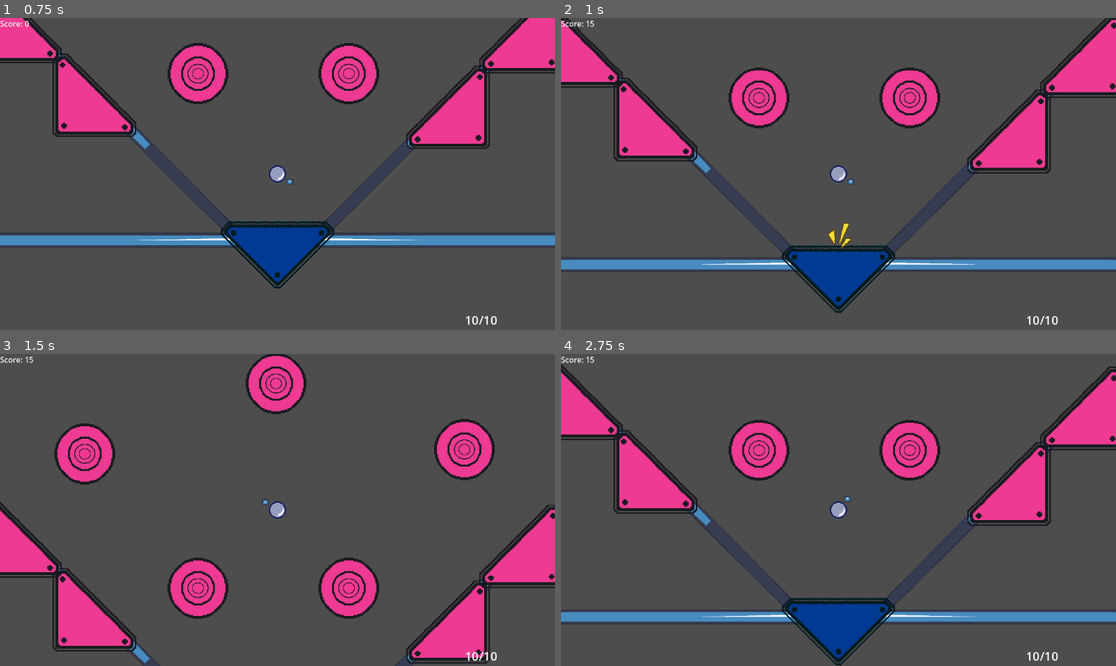
Above: before the commit, frames 1-4 (two rows, left to right).
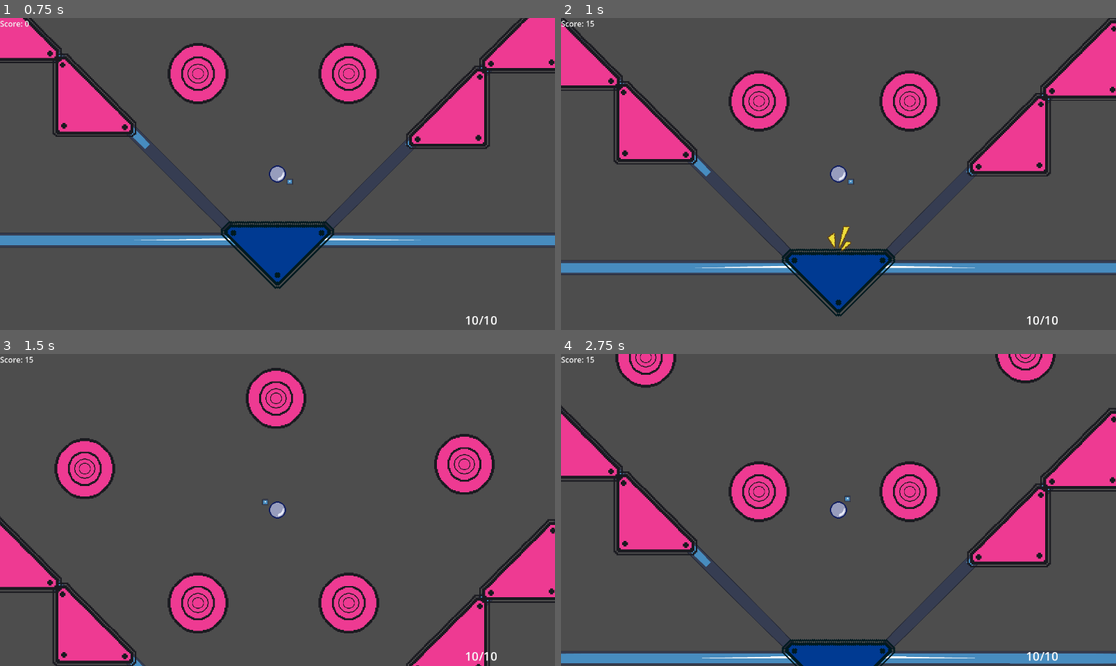
Above: after the commit, the same moments.

Repository: HjalteTagmose/Winball
Game: Godot game, scene res://scenes/main.tscn
Two runs of this game, one before a commit and one after it. Both use one fixed random seed, a clock stepped at 60 frames per second and the inputs below. The engine's default icon, where the game draws it, is replaced by a stand-in: a white triangle on a blue panel in a dark square.
Inputs (mouse positions are in pixels of both pictures, inside the frame that each line leads up to):
- Up to frame 1 (0.75 s): tap Enter (ui_accept) at 0.5 s; move the mouse to (510, 320) at 0.52 s; tap S (aim_down) at 0.6 s
- Up to frame 2 (1 s): tap Enter (ui_accept) at 0.77 s
- Up to frame 3 (1.5 s): move the mouse to (49, 363) at 1.27 s; tap A (aim_left) at 1.35 s
- Up to frame 4 (2.75 s): tap Enter (ui_accept) at 1.52 s; move the mouse to (894, 441) at 2.02 s; tap D (aim_right) at 2.1 s

Frame 1 is identical in both runs. In frame 2, 8.2% of the frame differs, in the area x 0-100%, y 0-96%; in frame 3, 14%; in frame 4, 31%, in the area x 0-100%, y 0-100%.

Commit message:
Adjusting starting room

Diff:
--- a/prefabs/Room props/ammo_bumper.tscn
+++ b/prefabs/Room props/ammo_bumper.tscn
@@ -17,9 +17,10 @@
 physics_material_override = SubResource("PhysicsMaterial_gbh0v")
 script = ExtResource("1_51v4h")
 extraVisual = NodePath("Sprite2D/Sprite2D")
-Power = 80.0
+Power = 60.0
 AudioPlayer = NodePath("AudioPlayer")
 ParticleOnHit = ExtResource("2_co61t")
+BiasPower = 0.0
 metadata/_custom_type_script = "uid://hs0iqsrumsxw"
 
 [node name="Sprite2D" type="Sprite2D" parent="."]
--- a/prefabs/Room props/flat_bumper_ground.tscn
+++ b/prefabs/Room props/flat_bumper_ground.tscn
@@ -36,6 +36,7 @@
 collision_mask = 2
 physics_material_override = SubResource("PhysicsMaterial_gbh0v")
 script = ExtResource("1_ubyfy")
+Power = 40.0
 AudioPlayer = NodePath("AudioPlayer")
 ParticleOnHit = ExtResource("2_pu8ip")
 Bias = Vector2(0, -1)
--- a/prefabs/Rooms/room_1.tscn
+++ b/prefabs/Rooms/room_1.tscn
@@ -251,3 +251,4 @@
 
 [node name="AmmoBumper" parent="." instance=ExtResource("12_esbdh")]
 position = Vector2(-467, -211)
+ParticleOnHit = null
--- a/prefabs/Rooms/starting_room.tscn
+++ b/prefabs/Rooms/starting_room.tscn
@@ -25,22 +25,6 @@
 
 [node name="Walls" type="Node2D" parent="."]
 
-[node name="RightWall" type="Node2D" parent="Walls"]
-position = Vector2(781, -892)
-rotation = 1.5708
-scale = Vector2(5.77066, 0.999985)
-
-[node name="Sprite2D" type="Sprite2D" parent="Walls/RightWall"]
-rotation = 8.47668e-05
-scale = Vector2(2.5, 0.2)
-texture = ExtResource("1_n6cen")
-
-[node name="StaticBody2D" type="StaticBody2D" parent="Walls/RightWall"]
-
-[node name="CollisionShape2D" type="CollisionShape2D" parent="Walls/RightWall/StaticBody2D"]
-position = Vector2(0.5, -4.57764e-05)
-shape = SubResource("RectangleShape2D_vmxit")
-
 [node name="RightWall2" type="Node2D" parent="Walls"]
 position = Vector2(719, -643)
 rotation = 2.35619
@@ -74,7 +58,7 @@
 shape = SubResource("RectangleShape2D_vmxit")
 
 [node name="RightWall4" type="Node2D" parent="Walls"]
-position = Vector2(-1065, -991)
+position = Vector2(-1061, -899)
 rotation = -0.785398
 scale = Vector2(5.77066, 0.999985)
 
@@ -90,7 +74,7 @@
 shape = SubResource("RectangleShape2D_vmxit")
 
 [node name="RightWall5" type="Node2D" parent="Walls"]
-position = Vector2(1069, -989)
+position = Vector2(1030, -915)
 rotation = 0.785398
 scale = Vector2(5.77066, 0.999985)
 
@@ -105,19 +89,35 @@
 position = Vector2(0.5, 0)
 shape = SubResource("RectangleShape2D_vmxit")
 
-[node name="LeftWall" type="Node2D" parent="Walls"]
-position = Vector2(-781, -892)
-rotation = 1.5708
-scale = Vector2(5.77066, 0.999985)
-
-[node name="Sprite2D" type="Sprite2D" parent="Walls/LeftWall"]
-rotation = 8.47668e-05
-scale = Vector2(2.5, 0.2)
-texture = ExtResource("1_n6cen")
-
-[node name="StaticBody2D" type="StaticBody2D" parent="Walls/LeftWall"]
-
-[node name="CollisionShape2D" type="CollisionShape2D" parent="Walls/LeftWall/StaticBody2D"]
+[node name="LeftWall2" type="Node2D" parent="Walls"]
+position = Vector2(782, -1161)
+rotation = 1.5708
+scale = Vector2(8.01066, 0.999985)
+
+[node name="Sprite2D" type="Sprite2D" parent="Walls/LeftWall2"]
+rotation = 8.47668e-05
+scale = Vector2(2.5, 0.2)
+texture = ExtResource("1_n6cen")
+
+[node name="StaticBody2D" type="StaticBody2D" parent="Walls/LeftWall2"]
+
+[node name="CollisionShape2D" type="CollisionShape2D" parent="Walls/LeftWall2/StaticBody2D"]
+position = Vector2(0.5, -4.57764e-05)
+shape = SubResource("RectangleShape2D_vmxit")
+
+[node name="LeftWall3" type="Node2D" parent="Walls"]
+position = Vector2(-782, -1161)
+rotation = 1.5708
+scale = Vector2(8.01066, 0.999985)
+
+[node name="Sprite2D" type="Sprite2D" parent="Walls/LeftWall3"]
+rotation = 8.47668e-05
+scale = Vector2(2.5, 0.2)
+texture = ExtResource("1_n6cen")
+
+[node name="StaticBody2D" type="StaticBody2D" parent="Walls/LeftWall3"]
+
+[node name="CollisionShape2D" type="CollisionShape2D" parent="Walls/LeftWall3/StaticBody2D"]
 position = Vector2(0.5, -4.57764e-05)
 shape = SubResource("RectangleShape2D_vmxit")
 
@@ -140,7 +140,7 @@
 debug_color = Color(0, 0.6, 0.701961, 0.294118)
 
 [node name="TopWall" type="Node2D" parent="Walls"]
-position = Vector2(0, -1645)
+position = Vector2(0, -2437)
 
 [node name="WallPiece2" type="Node2D" parent="Walls/TopWall"]
 position = Vector2(560, -1)
@@ -175,7 +175,7 @@
 debug_color = Color(0, 0.6, 0.701961, 0.294118)
 
 [node name="Exit" type="Area2D" parent="Walls"]
-position = Vector2(0, -1645)
+position = Vector2(0, -2437)
 script = ExtResource("3_84dyx")
 
 [node name="CollisionShape2D" type="CollisionShape2D" parent="Walls/Exit"]
@@ -190,18 +190,46 @@
 [node name="FlatBumper_Ground" parent="Props/GroundBumpers" instance=ExtResource("4_3bafk")]
 position = Vector2(0, -17.2)
 
+[node name="FlatBumper_Ground2" parent="Props/GroundBumpers" instance=ExtResource("4_3bafk")]
+position = Vector2(-547, -1529)
+
+[node name="FlatBumper_Ground3" parent="Props/GroundBumpers" instance=ExtResource("4_3bafk")]
+position = Vector2(-737, -1529)
+
+[node name="FlatBumper_Ground4" parent="Props/GroundBumpers" instance=ExtResource("4_3bafk")]
+position = Vector2(516, -1532)
+
+[node name="FlatBumper_Ground5" parent="Props/GroundBumpers" instance=ExtResource("4_3bafk")]
+position = Vector2(712, -1531)
+
 [node name="Corners" type="Node2D" parent="Props"]
 
 [node name="FlatBumper Walls5" parent="Props/Corners" instance=ExtResource("4_hg5bj")]
-position = Vector2(201, -1567)
+position = Vector2(205, -1462)
+rotation = 3.14159
+
+[node name="FlatBumper Walls11" parent="Props/Corners" instance=ExtResource("4_hg5bj")]
+position = Vector2(707, -2356)
+rotation = 3.14159
+
+[node name="FlatBumper Walls9" parent="Props/Corners" instance=ExtResource("4_hg5bj")]
+position = Vector2(-211, -2365)
 rotation = 3.14159
 
 [node name="FlatBumper Walls6" parent="Props/Corners" instance=ExtResource("4_hg5bj")]
-position = Vector2(-204, -1569)
+position = Vector2(-227, -1454)
+rotation = 1.5708
+
+[node name="FlatBumper Walls8" parent="Props/Corners" instance=ExtResource("4_hg5bj")]
+position = Vector2(208, -2365)
 rotation = 1.5708
 
 [node name="FlatBumper Walls7" parent="Props/Corners" instance=ExtResource("4_hg5bj")]
-position = Vector2(345, -1566)
+position = Vector2(349, -1461)
+rotation = 1.5708
+
+[node name="FlatBumper Walls10" parent="Props/Corners" instance=ExtResource("4_hg5bj")]
+position = Vector2(-714, -2364)
 rotation = 1.5708
 
 [node name="CornerSquares" type="Node2D" parent="Props"]
@@ -243,12 +271,19 @@
 rotation = 1.5708
 
 [node name="FlatBumper Walls17" parent="Props/WallCorners" instance=ExtResource("4_hg5bj")]
-position = Vector2(-713, -1326)
+position = Vector2(-709, -1234)
 rotation = 1.5708
 
 [node name="FlatBumper Walls8" parent="Props/WallCorners" instance=ExtResource("4_hg5bj")]
 position = Vector2(-694, -938)
 
+[node name="FlatBumper Walls22" parent="Props/WallCorners" instance=ExtResource("4_hg5bj")]
+position = Vector2(-708, -1833)
+rotation = 1.5708
+
+[node name="FlatBumper Walls23" parent="Props/WallCorners" instance=ExtResource("4_hg5bj")]
+position = Vector2(-708, -2001)
+
 [node name="FlatBumper Walls13" parent="Props/WallCorners" instance=ExtResource("4_hg5bj")]
 position = Vector2(75, -1255)
 
@@ -257,7 +292,7 @@
 rotation = 3.14159
 
 [node name="FlatBumper Walls15" parent="Props/WallCorners" instance=ExtResource("4_hg5bj")]
-position = Vector2(713, -1331)
+position = Vector2(716, -1231)
 rotation = 3.14159
 
 [node name="FlatBumper Walls12" parent="Props/WallCorners" instance=ExtResource("4_hg5bj")]
@@ -265,49 +300,76 @@
 rotation = 3.14159
 
 [node name="FlatBumper Walls16" parent="Props/WallCorners" instance=ExtResource("4_hg5bj")]
-position = Vector2(-340, -1567)
+position = Vector2(-363, -1452)
 rotation = 3.14159
 
 [node name="FlatBumper Walls10" parent="Props/WallCorners" instance=ExtResource("4_hg5bj")]
 position = Vector2(683, -923)
 rotation = -1.5708
 
+[node name="FlatBumper Walls24" parent="Props/WallCorners" instance=ExtResource("4_hg5bj")]
+position = Vector2(714, -1842)
+rotation = 3.14159
+
+[node name="FlatBumper Walls25" parent="Props/WallCorners" instance=ExtResource("4_hg5bj")]
+position = Vector2(713, -2005)
+rotation = -1.5708
+
 [node name="FlatBumper Walls14" parent="Props/WallCorners" instance=ExtResource("4_hg5bj")]
 position = Vector2(-88, -1256)
 rotation = -1.5708
 
+[node name="FlatBumper Walls18" parent="Props/WallCorners" instance=ExtResource("4_hg5bj")]
+position = Vector2(-225, -1605)
+
+[node name="FlatBumper Walls21" parent="Props/WallCorners" instance=ExtResource("4_hg5bj")]
+position = Vector2(348, -1610)
+
+[node name="FlatBumper Walls19" parent="Props/WallCorners" instance=ExtResource("4_hg5bj")]
+position = Vector2(-364, -1605)
+rotation = -1.5708
+
+[node name="FlatBumper Walls20" parent="Props/WallCorners" instance=ExtResource("4_hg5bj")]
+position = Vector2(197, -1608)
+rotation = -1.5708
+
 [node name="AmmoBumper" parent="." instance=ExtResource("12_sjl2v")]
 position = Vector2(148, -346)
 Power = 50.0
+ParticleOnHit = null
 
 [node name="AmmoBumper4" parent="." instance=ExtResource("12_sjl2v")]
 position = Vector2(-165, -346)
 Power = 50.0
+ParticleOnHit = null
 
 [node name="AmmoBumper5" parent="." instance=ExtResource("12_sjl2v")]
 position = Vector2(388, -634)
 Power = 50.0
+ParticleOnHit = null
 
 [node name="AmmoBumper9" parent="." instance=ExtResource("12_sjl2v")]
 position = Vector2(-400, -625)
 Power = 50.0
+ParticleOnHit = null
 
 [node name="AmmoBumper11" parent="." instance=ExtResource("12_sjl2v")]
-position = Vector2(-317, -1017)
-Power = 50.0
+position = Vector2(-366, -989)
+Power = 50.0
+ParticleOnHit = null
+
+[node name="AmmoBumper13" parent="." instance=ExtResource("12_sjl2v")]
+position = Vector2(-10, -1960)
+scale = Vector2(4, 4)
+Power = 50.0
+ParticleOnHit = null
 
 [node name="AmmoBumper12" parent="." instance=ExtResource("12_sjl2v")]
-position = Vector2(314, -1019)
-Power = 50.0
-
-[node name="AmmoBumper10" parent="." instance=ExtResource("12_sjl2v")]
-position = Vector2(-456, -1412)
-Power = 50.0
-
-[node name="AmmoBumper13" parent="." instance=ExtResource("12_sjl2v")]
-position = Vector2(478, -1415)
-Power = 50.0
+position = Vector2(364, -1017)
+Power = 50.0
+ParticleOnHit = null
 
 [node name="AmmoBumper8" parent="." instance=ExtResource("12_sjl2v")]
 position = Vector2(-3, -771)
 Power = 50.0
+ParticleOnHit = null
Not shown: 1 places in prefabs/Rooms/room_1.tscn that only renumber resources
Not shown: 1 places in prefabs/Rooms/starting_room_alt.tscn that only renumber resources
